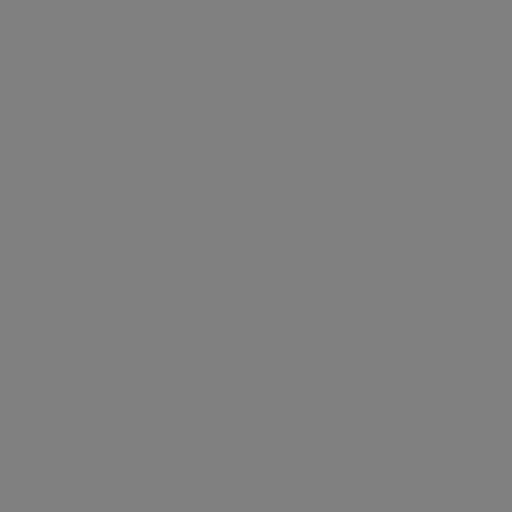
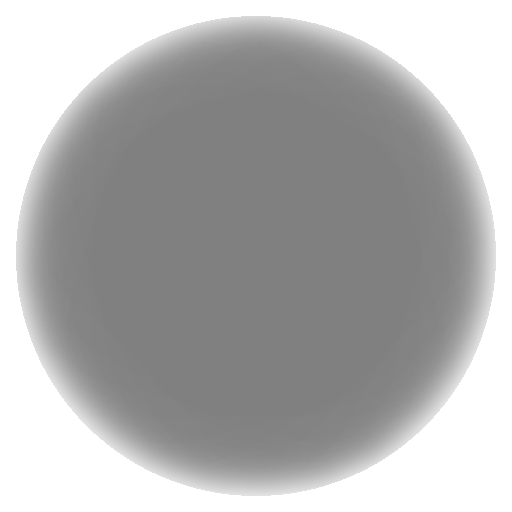
Layered file, before and after one edit (512 × 512). Changes by layer:
showed "Stars Crop" over [left=0, top=0, right=512, bottom=512]
showed "Fuzzy borders", painted on it over [left=0, top=0, right=512, bottom=512]
